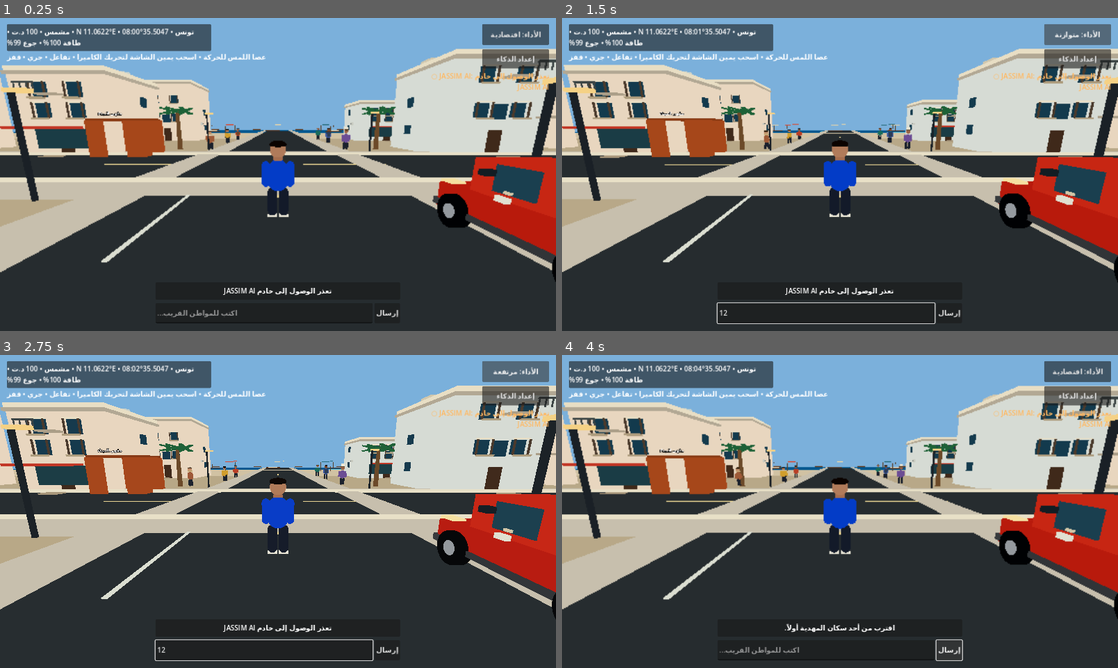
Above: before the commit, frames 1-4 (two rows, left to right).
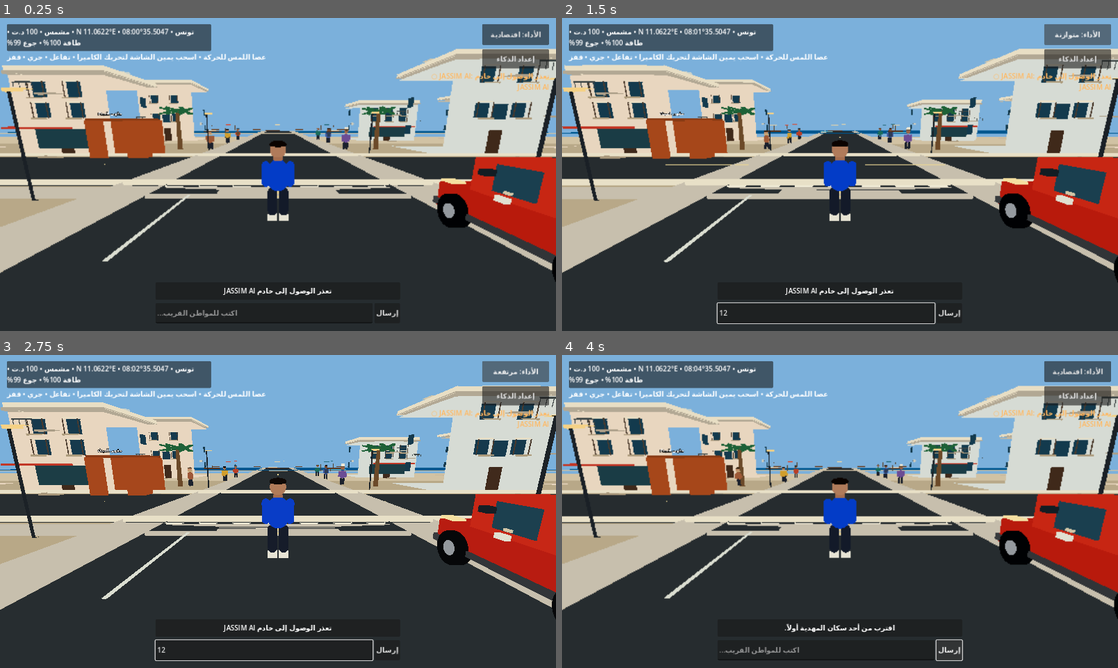
Above: after the commit, the same moments.

Repository: stevennpllk-crypto/REAL-LIFE-MAHDIA
Game: Godot game, scene res://scenes/Main.tscn
Two runs of this game, one before a commit and one after it. Both use one fixed random seed, a clock stepped at 60 frames per second and the inputs below.
Inputs (mouse positions are in pixels of both pictures, inside the frame that each line leads up to):
- Up to frame 1 (0.25 s): no input
- Up to frame 2 (1.5 s): click (828, 312) at 0.52 s; type "12" at 0.6 s; click "الأداء: اقتصادية" at 1.25 s
- Up to frame 3 (2.75 s): click "الأداء: متوازنة" at 2 s
- Up to frame 4 (4 s): click "الأداء: مرتفعة" at 2.75 s; click "إرسال" at 3.5 s

The runs differ from the first frame. In frame 1, 9.8% of the frame differs, in the area x 0-100%, y 11-82%; in frame 2, 9.4%; in frame 3, 8.3%; in frame 4, 9.8%.

Commit message:
Replace sharp block geometry with rounded bevelled meshes

Diff:
--- a/scripts/main.gd
+++ b/scripts/main.gd
@@ -72,11 +72,64 @@
 	material_cache[key] = mat
 	return mat
 
+var rounded_mesh_cache: Dictionary = {}
+
+func _rounded_box_mesh(size: Vector3) -> ArrayMesh:
+	var key := "%0.2f_%0.2f_%0.2f" % [size.x, size.y, size.z]
+	if rounded_mesh_cache.has(key):
+		return rounded_mesh_cache[key]
+	var half := size * 0.5
+	var bevel := minf(minf(size.x, minf(size.y, size.z)) * 0.12, 0.16)
+	bevel = maxf(0.015, bevel)
+	var faces := [
+		[Vector3.RIGHT, Vector3.UP, Vector3.BACK],
+		[Vector3.LEFT, Vector3.UP, Vector3.FORWARD],
+		[Vector3.UP, Vector3.BACK, Vector3.RIGHT],
+		[Vector3.DOWN, Vector3.BACK, Vector3.LEFT],
+		[Vector3.FORWARD, Vector3.RIGHT, Vector3.UP],
+		[Vector3.BACK, Vector3.LEFT, Vector3.UP]
+	]
+	var surface := SurfaceTool.new()
+	surface.begin(Mesh.PRIMITIVE_TRIANGLES)
+	var divisions := 4
+	for face in faces:
+		var normal: Vector3 = face[0]
+		var axis_u: Vector3 = face[1]
+		var axis_v: Vector3 = face[2]
+		var hu := half.y if absf(axis_u.y) > 0.5 else half.x if absf(axis_u.x) > 0.5 else half.z
+		var hv := half.y if absf(axis_v.y) > 0.5 else half.x if absf(axis_v.x) > 0.5 else half.z
+		var grid: Array = []
+		for y in range(divisions + 1):
+			var line: Array = []
+			for x in range(divisions + 1):
+				var raw := normal * (half.x if absf(normal.x) > 0.5 else half.y if absf(normal.y) > 0.5 else half.z)
+				raw += axis_u * lerpf(-hu, hu, float(x) / divisions)
+				raw += axis_v * lerpf(-hv, hv, float(y) / divisions)
+				var inner := Vector3(
+					clampf(raw.x, -half.x + bevel, half.x - bevel),
+					clampf(raw.y, -half.y + bevel, half.y - bevel),
+					clampf(raw.z, -half.z + bevel, half.z - bevel)
+				)
+				var delta := raw - inner
+				var vertex_normal := delta.normalized() if delta.length_squared() > 0.00001 else normal
+				line.append([inner + vertex_normal * bevel, vertex_normal])
+			grid.append(line)
+		for y in range(divisions):
+			for x in range(divisions):
+				var p00: Array = grid[y][x]
+				var p10: Array = grid[y][x + 1]
+				var p11: Array = grid[y + 1][x + 1]
+				var p01: Array = grid[y + 1][x]
+				for point in [p00, p10, p11, p00, p11, p01]:
+					surface.set_normal(point[1])
+					surface.add_vertex(point[0])
+	var mesh := surface.commit()
+	rounded_mesh_cache[key] = mesh
+	return mesh
+
 func _box(parent: Node3D, size: Vector3, pos: Vector3, color: Color) -> MeshInstance3D:
 	var item := MeshInstance3D.new()
-	var mesh := BoxMesh.new()
-	mesh.size = size
-	item.mesh = mesh
+	item.mesh = _rounded_box_mesh(size)
 	item.position = pos
 	item.material_override = _material(color)
 	parent.add_child(item)
